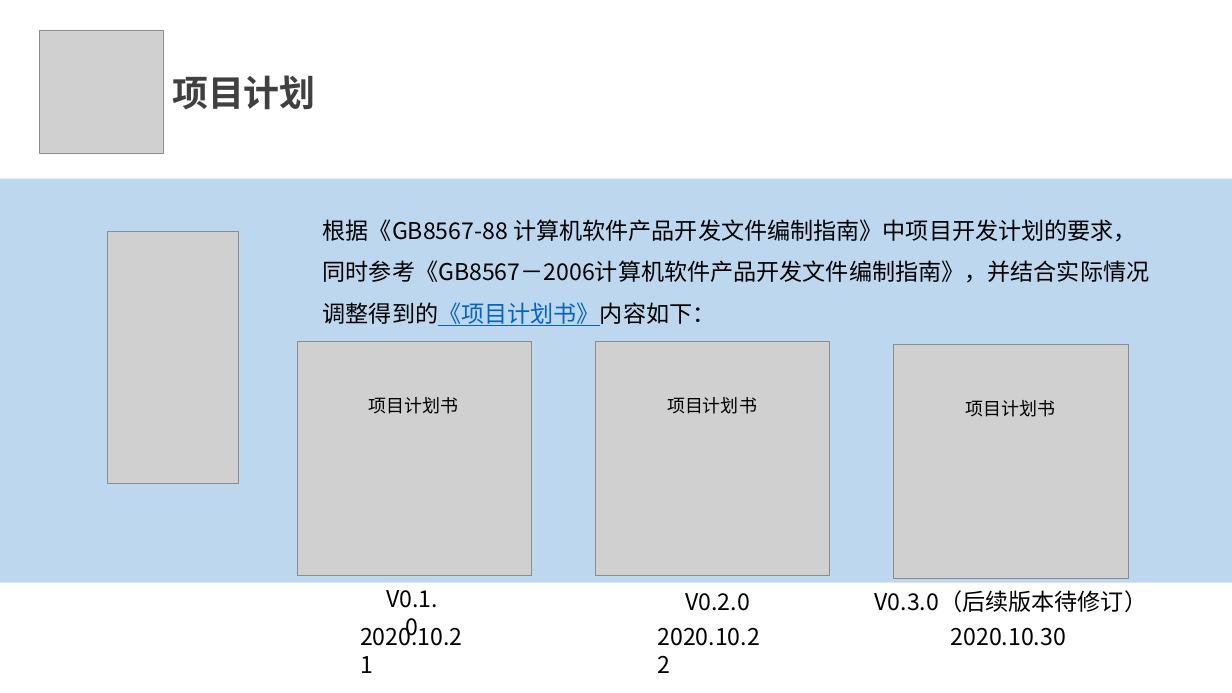
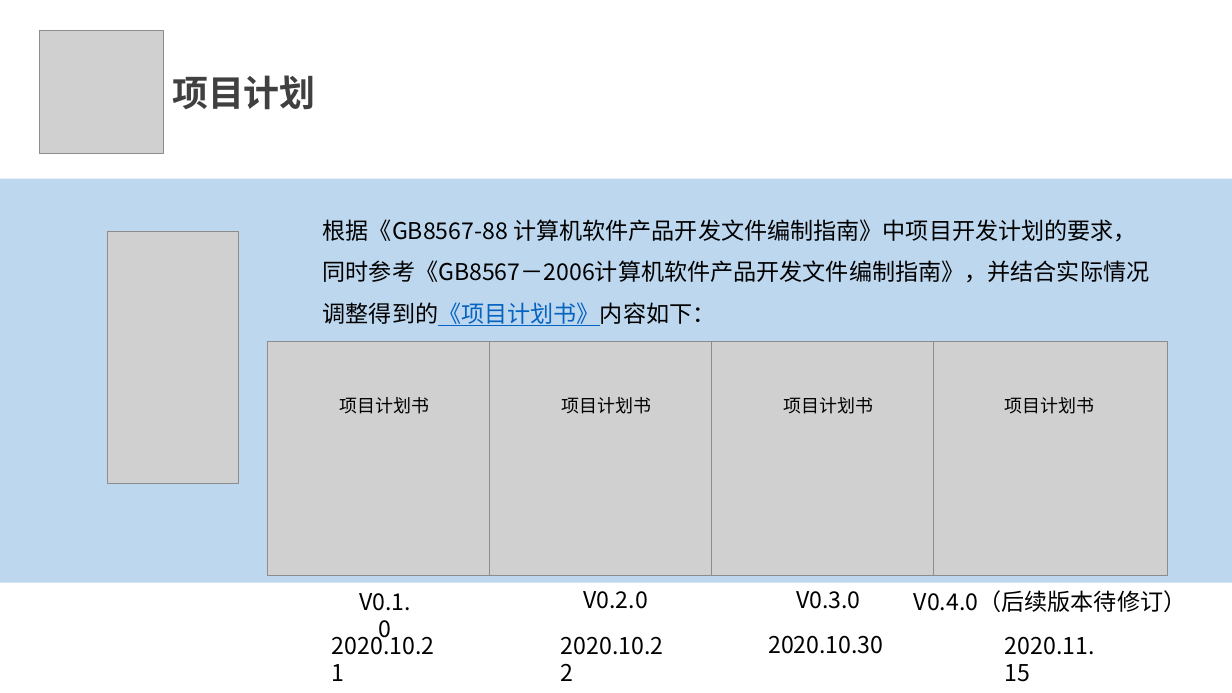
Before and after one commit to SE2020-G7/footprint, a slide deck: slide 6 of 评审PPT/需求分析/项目需求设计-G07.pptx (slide 5 before the commit). Drawn at 1232x693 pixels with LibreOffice and Linux fonts; fonts in the diff are those of the drawing; grey boxes stand for pictures. Boxes give left, top, right and bottom in pixels: in the first picture for what was removed or moved away, otherwise in the second. Text is boxed around its words. In the diff, an @@ line names an element or a change of style, - is before the commit and + after.

```diff
--- a/评审PPT/需求分析/项目需求设计-G07.pptx
+++ b/评审PPT/需求分析/项目需求设计-G07.pptx
@@ picture moved from (x1=298, y1=341, x2=532, y2=576) to (x1=268, y1=341, x2=503, y2=576) @@
@@ picture moved from (x1=595, y1=341, x2=830, y2=576) to (x1=490, y1=341, x2=725, y2=576) @@
@@ picture moved from (x1=894, y1=345, x2=1128, y2=579) to (x1=712, y1=341, x2=946, y2=576) @@
@@ picture added at (x1=933, y1=341, x2=1168, y2=576) @@
@@ text "项目计划书" moved from (x1=369, y1=397, x2=459, y2=414) to (x1=339, y1=397, x2=429, y2=414) @@
@@ text "项目计划书" moved from (x1=667, y1=397, x2=757, y2=414) to (x1=561, y1=397, x2=651, y2=414) @@
@@ text "项目计划书" moved from (x1=965, y1=400, x2=1055, y2=417) to (x1=783, y1=397, x2=873, y2=414) @@
@@ text added at (x1=1005, y1=397, x2=1095, y2=414), 14 pt, text #000000 @@
+项目计划书
@@ text "V0.1.0" moved from (x1=386, y1=590, x2=438, y2=641) to (x1=359, y1=593, x2=411, y2=643) @@
@@ text "V0.2.0" moved from (x1=685, y1=593, x2=750, y2=611) to (x1=583, y1=591, x2=648, y2=609) @@
@@ text added at (x1=796, y1=591, x2=861, y2=609), 18 pt, text #000000 @@
+V0.3.0
@@ text at (x1=914, y1=590, x2=1186, y2=612): text changed @@
-V0.3.0（后续版本待修订）
+V0.4.0（后续版本待修订）
@@ text "2020.10.21" moved from (x1=360, y1=622, x2=462, y2=646) to (x1=332, y1=630, x2=434, y2=655) @@
@@ text "2020.10.22" moved from (x1=658, y1=627, x2=760, y2=646) to (x1=561, y1=636, x2=663, y2=655) @@
@@ text "2020.10.30" moved from (x1=951, y1=627, x2=1066, y2=646) to (x1=768, y1=635, x2=883, y2=654) @@
@@ text added at (x1=1005, y1=636, x2=1095, y2=682), 18 pt, text #000000 @@
+2020.11.15
```
Also in this commit, not shown: 19 other slides changed, 2 slides added, 2 slides removed.
